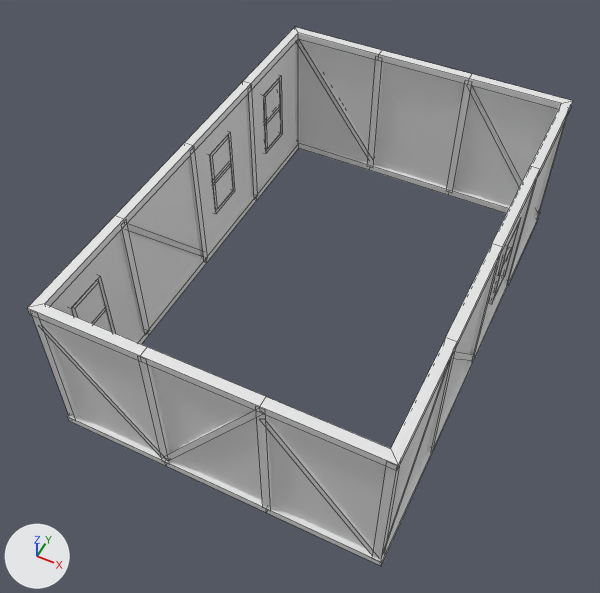
An edit to the OBJ model Unity/Level Design/Assets/Building Models/FirstFloor/Floor 1 8x12.obj, drawn before and after from the same camera.
Both versions are drawn from a 50 mm lens placed at (5.97, -13.71, 17.09), pointed at (-0.35, -1.07, 1.28). Lighting does not change. The marker at lower left points along +X, +Y and +Z. Mesh edges are drawn as thin lines. Where no turn or scale is listed for an object, it has been applied to the vertices.

Script lines for the objects in view, before the commit:
```python
me_floor_1_8x12 = bpy.data.meshes.new('Floor 1 8x12')
me_floor_1_8x12.from_pydata(...)  # 408 vertices, 288 faces; spans x -4.12..4.12, y -6.12..6.13, z -0.1..4.1
ob_floor_1_8x12 = bpy.data.objects.new('Floor 1 8x12', me_floor_1_8x12)
ob_floor_1_8x12.location = (0.0, 0.0, 0.0)
```
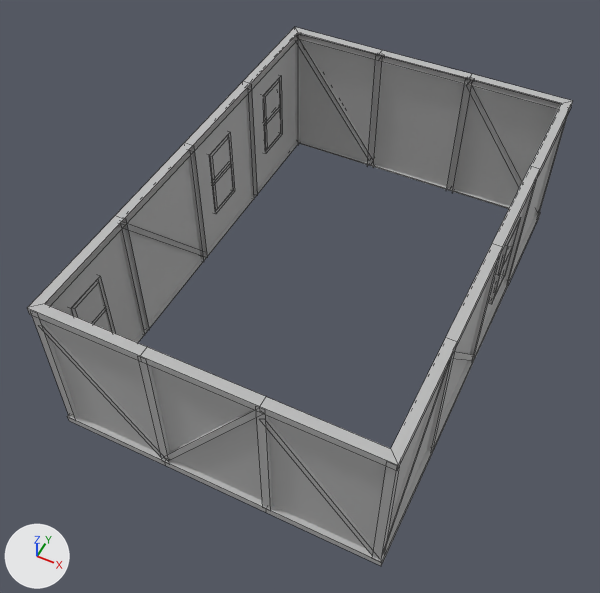
What the commit changed:
Material 'initialShadingGroup' (mat_initialshadinggroup) is new.
Its base color is (0.5, 0.5, 0.5) (grey #bcbcbc).
Its roughness is 1.0.
me_floor_1_8x12 is used by ob_floor_1_8x12; location (0.0, 0.0, 0.0).
me_floor_1_8x12 had 408 vertices, 288 faces and spanned x -4.12..4.12, y -6.12..6.13, z -0.1..4.1.
me_floor_1_8x12 now has 394 vertices, 208 faces and spans x -4.12..4.12, y -6.12..6.13, z -0.1..4.1.
Part 1, on me_floor_1_8x12:
14 vertices are removed from x -3.88..3.88, y -5.88..5.88, z -0.1.
80 faces are deleted.
me_floor_1_8x12 part 2: 208 faces spanning x -4.12..4.12, y -6.12..6.13, z -0.1..4.1 switch from no material to mat_initialshadinggroup (grey #bcbcbc).

What differs and where, as boxes (x1, y1, x2, y2) in the pictures (600 x 593 px):
part 1 of me_floor_1_8x12, deleted
    before: (45, 33, 561, 344)
part 2 of me_floor_1_8x12, recoloured
    both: (27, 27, 573, 566)
